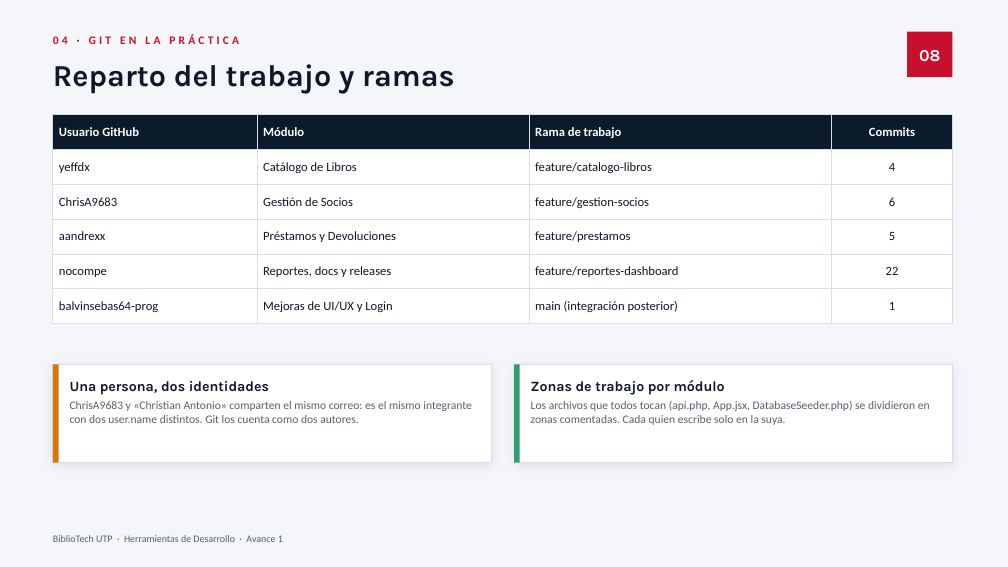
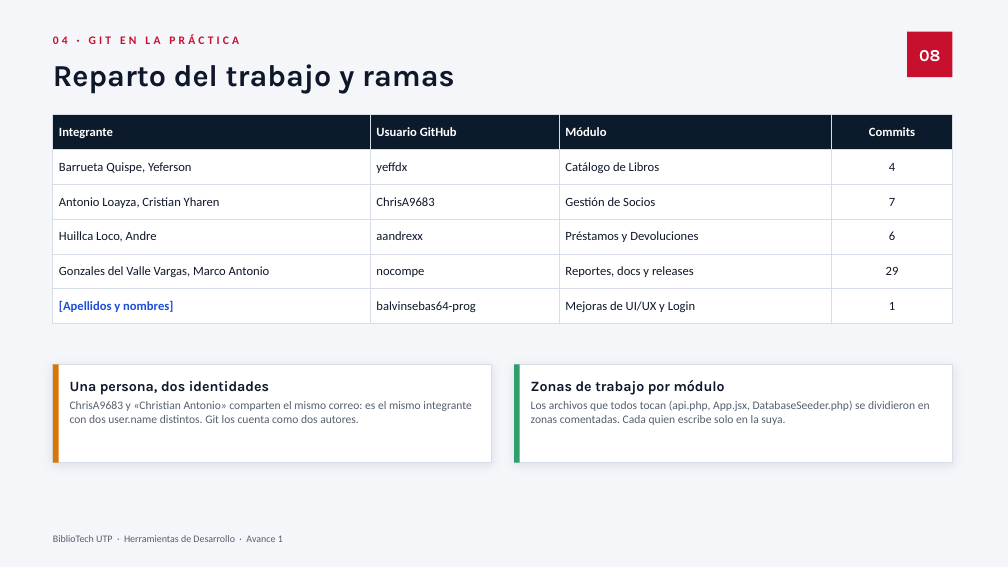
Before and after one commit to nocompe/Herramienta-de-desarrollo-biblioteca, a slide deck: slide 8 of docs/Avance1-BiblioTech-UTP.pptx. Drawn at 1008x567 pixels with LibreOffice and Linux fonts; fonts in the diff are those of the drawing. Boxes give left, top, right and bottom in pixels: in the first picture for what was removed or moved away, otherwise in the second. Text is boxed around its words. In the diff, an @@ line names an element or a change of style, - is before the commit and + after.

Commit message:
docs: documentar el segundo conflicto y aplicar el formato institucional al informe
- Informe con la tipografia, los colores y la caratula del formato de
  referencia: Times New Roman en portada y Calibri Light en titulos.
- Integrantes con nombre completo y codigo UTP.
- Nuevo apartado 3.3 g): el conflicto en Socios.jsx y por que se resolvio
  eligiendo una version en lugar de combinar las dos.
- Cifras al dia: 47 commits, 20 fusiones, 2 conflictos resueltos.
- Presentacion: diapositiva nueva sobre el segundo conflicto (18 en total).

```diff
--- a/docs/Avance1-BiblioTech-UTP.pptx
+++ b/docs/Avance1-BiblioTech-UTP.pptx
@@ table at [53,115,953,316] @@
-row 1: Usuario GitHub | Módulo | Rama de trabajo | Commits
+row 1: Integrante | Usuario GitHub | Módulo | Commits
-row 2: yeffdx | Catálogo de Libros | feature/catalogo-libros | 4
+row 2: Barrueta Quispe, Yeferson | yeffdx | Catálogo de Libros | 4
-row 3: ChrisA9683 | Gestión de Socios | feature/gestion-socios | 6
+row 3: Antonio Loayza, Cristian Yharen | ChrisA9683 | Gestión de Socios | 7
-row 4: aandrexx | Préstamos y Devoluciones | feature/prestamos | 5
+row 4: Huillca Loco, Andre | aandrexx | Préstamos y Devoluciones | 6
-row 5: nocompe | Reportes, docs y releases | feature/reportes-dashboard | 22
+row 5: Gonzales del Valle Vargas, Marco Antonio | nocompe | Reportes, docs y releases | 29
-row 6: balvinsebas64-prog | Mejoras de UI/UX y Login | main (integración posterior) | 1
+row 6: [Apellidos y nombres] | balvinsebas64-prog | Mejoras de UI/UX y Login | 1
```
Also in this commit, not shown: 4 other slides changed, 1 slide added, 1 other file.
